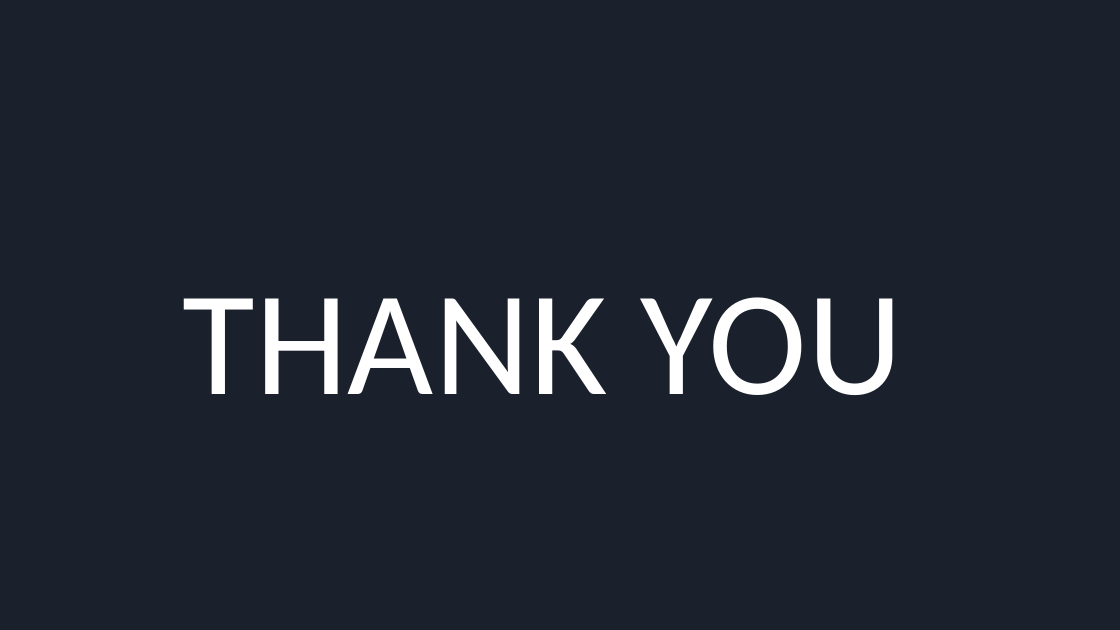
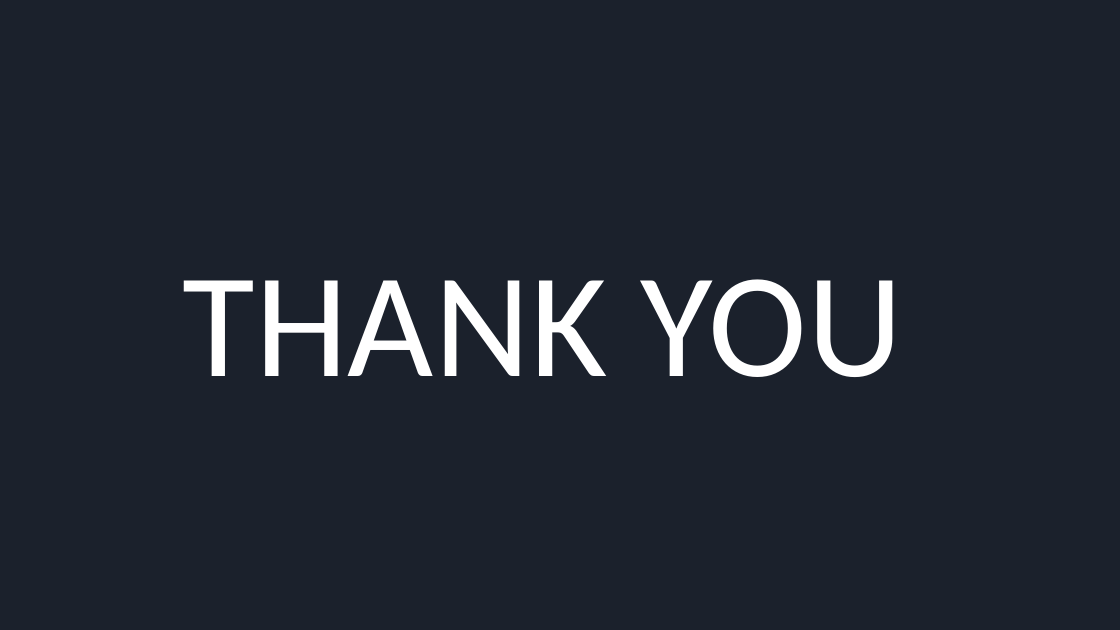
Before and after one commit to samcasmmm/Shoe_Ecom, a slide deck: slide 8 of Docs/ShoeShopEcom.pptx. Drawn at 1120x630 pixels with LibreOffice and Linux fonts; fonts in the diff are those of the drawing. Boxes give left, top, right and bottom in pixels: in the first picture for what was removed or moved away, otherwise in the second. Text is boxed around its words. In the diff, an @@ line names an element or a change of style, - is before the commit and + after.

```diff
--- a/Docs/ShoeShopEcom.pptx
+++ b/Docs/ShoeShopEcom.pptx
@@ text "THANK YOU" at (x1=183, y1=279, x2=903, y2=377): line spacing 1.15 to 1.05 @@
```
Also in this commit, not shown: 1 other slide changed.
